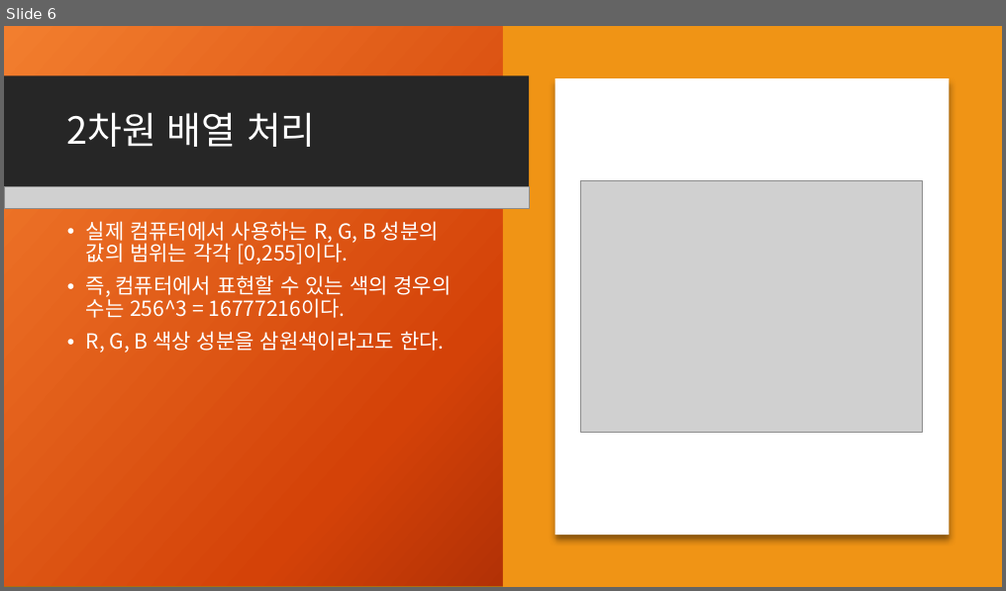
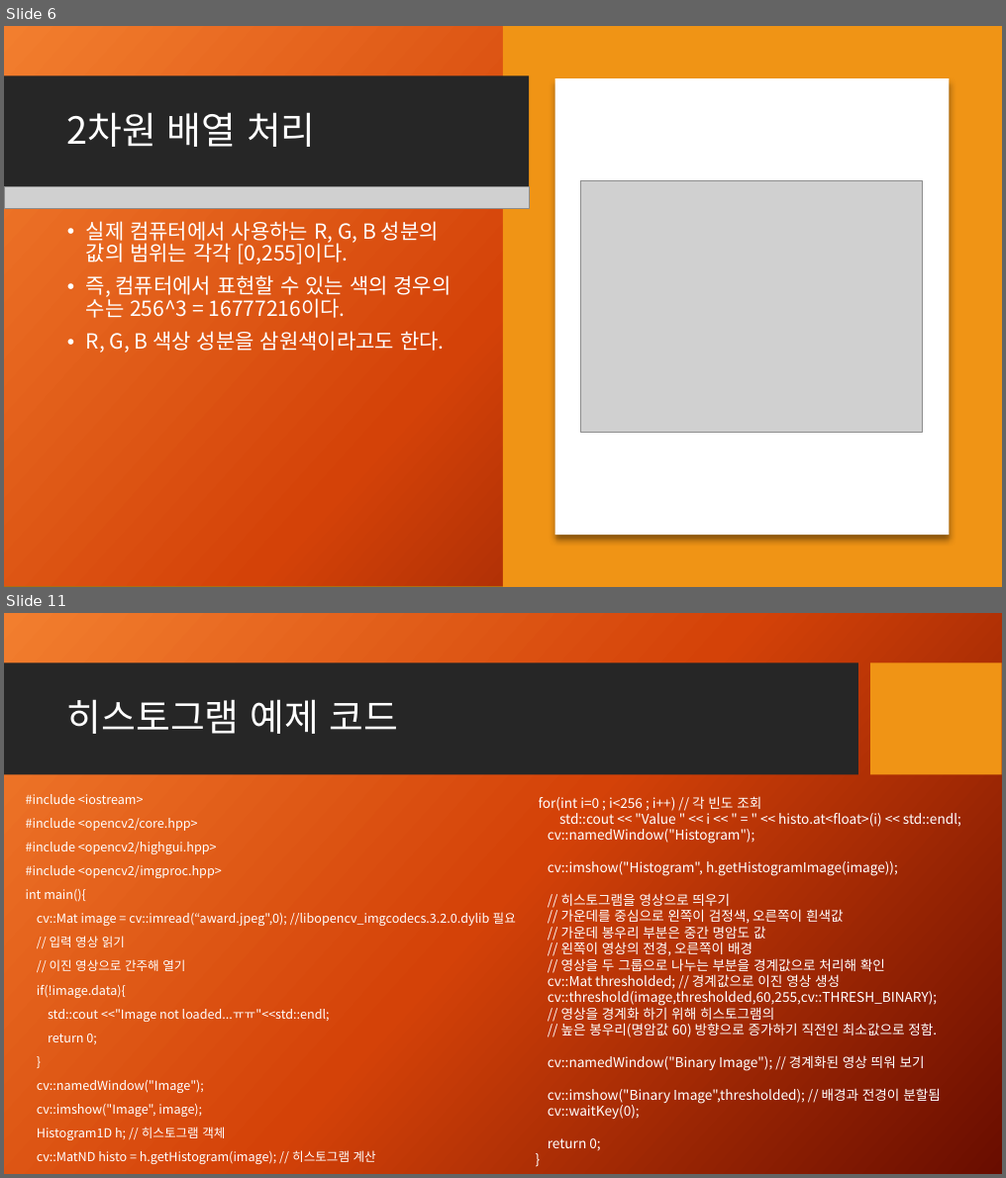
Before and after one commit to DaEunKim/111Coding, a slide deck: 170204_111coding_opencv.pptx. Shown one above the other, each under a label of ours: slide 6 before the commit, slides 6 and 11 after it; the slides between them are not shown. The pictures are 1006x591 and 1006x1178 pixels, drawn with LibreOffice and Linux fonts; fonts in the diff are those of the drawing; grey boxes stand for pictures; background and template pictures are left out. Boxes give left, top, right and bottom in pixels: in the first picture for what was removed or moved away, otherwise in the second. Text is boxed around its words. In the diff, an @@ line names an element or a change of style, - is before the commit and + after.

```diff
--- a/170204_111coding_opencv.pptx
+++ b/170204_111coding_opencv.pptx
@@ slide 11 added at bbox=[4, 613, 1002, 1174], background picture (left out); not listed: 2 template elements that a slide beside it also shows @@
@@ title added at bbox=[67, 699, 398, 734], 36 pt, text #FFFFFF @@
+히스토그램 예제 코드
@@ text added at bbox=[26, 794, 516, 1164], 12 pt, text #FFFFFF @@
+#include <iostream>
+#include <opencv2/core.hpp>
+#include <opencv2/highgui.hpp>
+#include <opencv2/imgproc.hpp>
+int main(){
+cv::Mat image = cv::imread(“award.jpeg",0); //libopencv_imgcodecs.3.2.0.dylib 필요
+// 입력 영상 읽기
+// 이진 영상으로 간주해 열기
+if(!image.data){
+std::cout <<"Image not loaded...ㅠㅠ"<<std::endl;
+return 0;
+}
+cv::namedWindow("Image");
+cv::imshow("Image", image);
+Histogram1D h; // 히스토그램 객체
+cv::MatND histo = h.getHistogram(image); // 히스토그램 계산
@@ text added at bbox=[539, 796, 961, 1152], 13 pt, text #FFFFFF @@
+for(int i=0 ; i<256 ; i++) // 각 빈도 조회
+std::cout << "Value " << i << " = " << histo.at<float>(i) << std::endl;
+cv::namedWindow("Histogram");
+cv::imshow("Histogram", h.getHistogramImage(image));
+// 히스토그램을 영상으로 띄우기
+// 가운데를 중심으로 왼쪽이 검정색, 오른쪽이 흰색값
+// 가운데 봉우리 부분은 중간 명암도 값
+// 왼쪽이 영상의 전경, 오른쪽이 배경
+// 영상을 두 그룹으로 나누는 부분을 경계값으로 처리해 확인
+cv::Mat thresholded; // 경계값으로 이진 영상 생성
+cv::threshold(image,thresholded,60,255,cv::THRESH_BINARY);
+// 영상을 경계화 하기 위해 히스토그램의
+// 높은 봉우리(명암값 60) 방향으로 증가하기 직전인 최소값으로 정함.
+cv::namedWindow("Binary Image"); // 경계화된 영상 띄워 보기
+cv::imshow("Binary Image",thresholded); // 배경과 전경이 분할됨
+cv::waitKey(0);
+return 0;
+}
```
Also in this commit, not shown: 1 slide changed, 3 other slides added, 2 other files.
